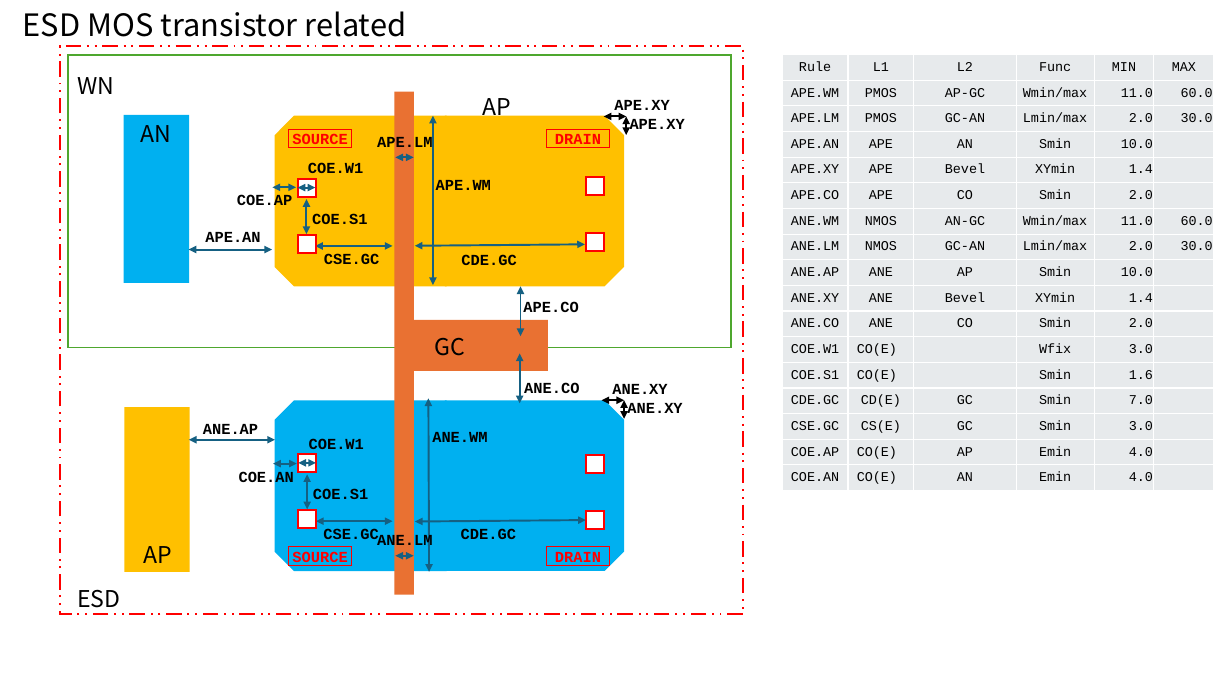
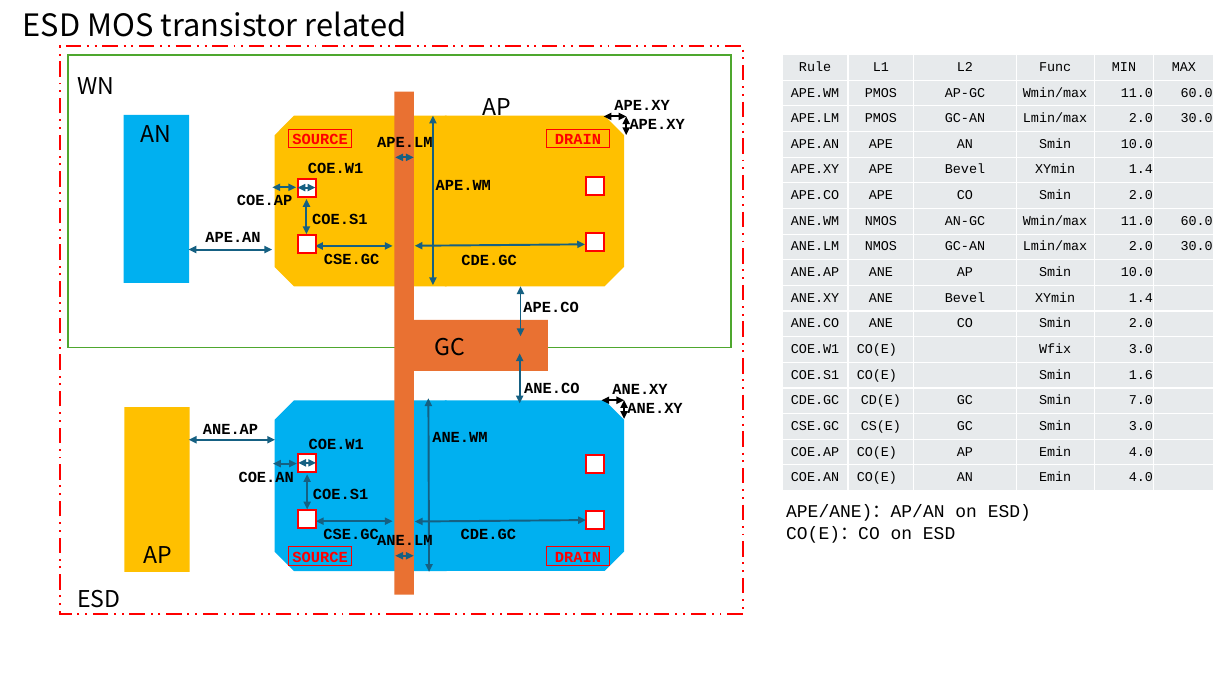
Before and after one commit to d-m-bailey/TR-1um, a slide deck: slide 9 of Document/TR-1um_DRC_summary.pptx. Drawn at 1232x693 pixels with LibreOffice and Linux fonts; fonts in the diff are those of the drawing; background and template pictures are left out. Boxes give left, top, right and bottom in pixels: in the first picture for what was removed or moved away, otherwise in the second. Text is boxed around its words. In the diff, an @@ line names an element or a change of style, - is before the commit and + after.

```diff
--- a/Document/TR-1um_DRC_summary.pptx
+++ b/Document/TR-1um_DRC_summary.pptx
@@ text added at bbox=[786, 505, 1031, 543], 14 pt, text #000000 @@
+APE/ANE)：AP/AN on ESD)
+CO(E)：CO on ESD
```
Also in this commit, not shown: 9 other slides changed, 8 slides removed, 55 other files.
